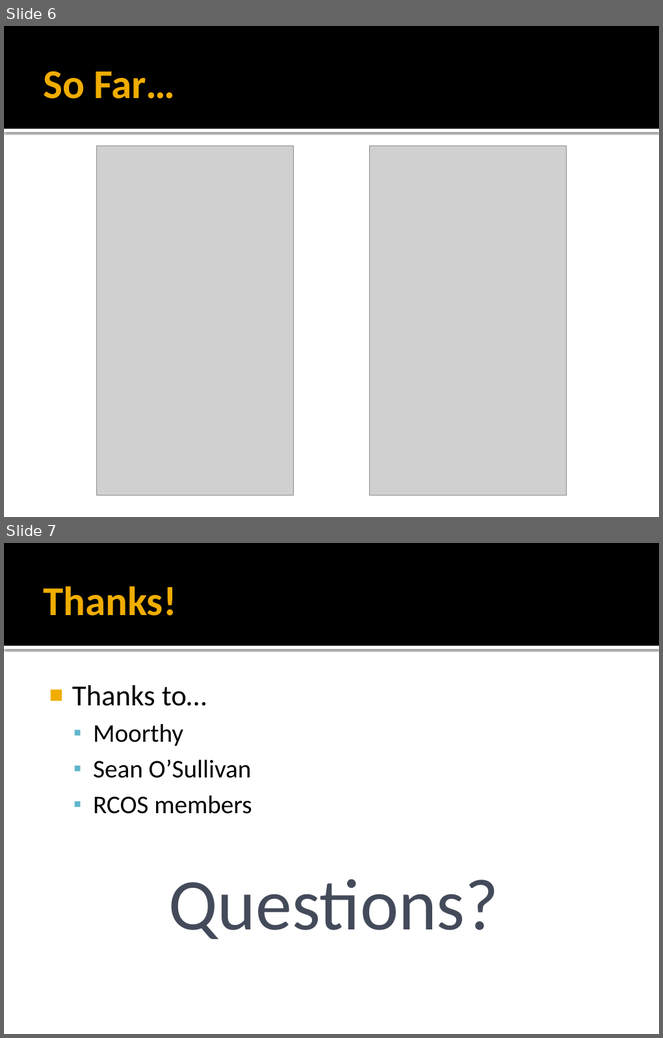
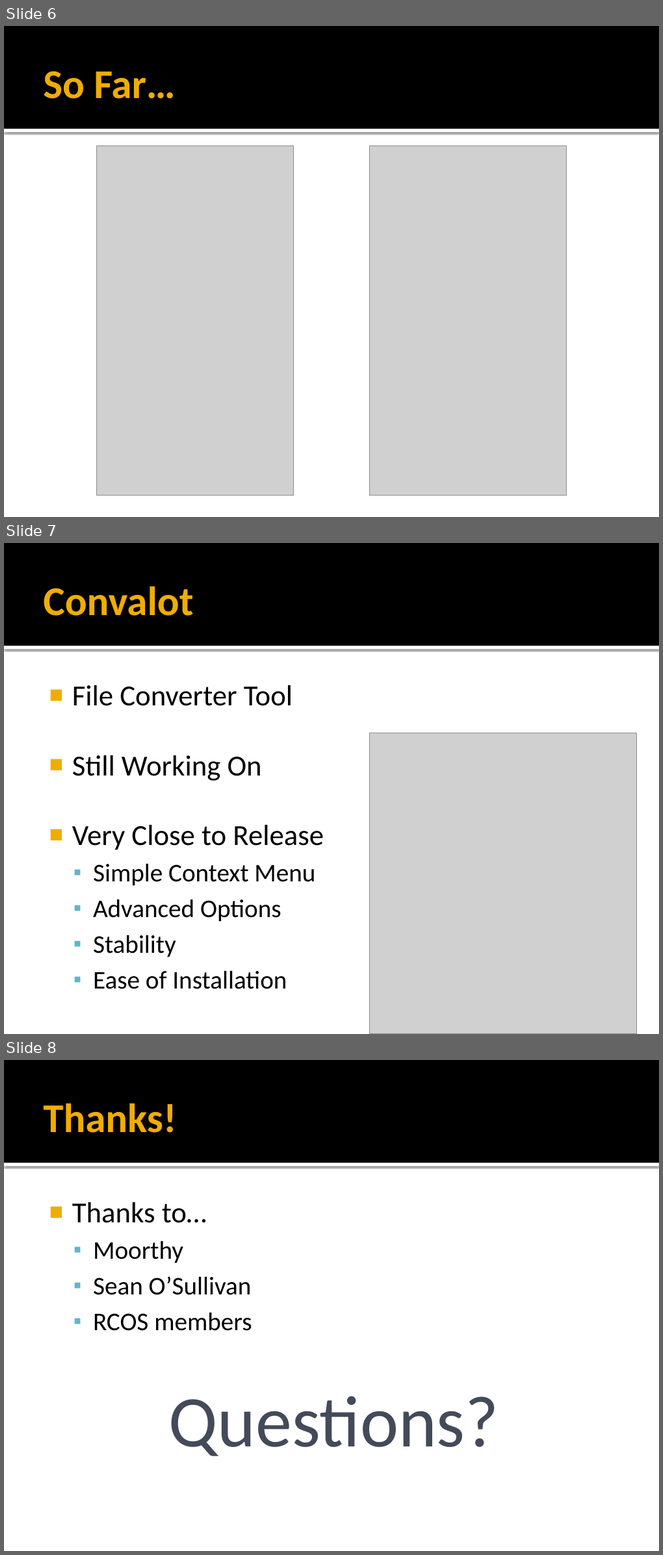
Before and after one commit to kirby561/Android-Math-Notebook, a slide deck: docs/presentations/rcos_pres1_022412.pptx. Shown one above the other, each under a label of ours: slides 6 and 7 before the commit, slides 6, 7 and 8 after it. The pictures are 663x1038 and 663x1555 pixels, drawn with LibreOffice and Linux fonts; fonts in the diff are those of the drawing; grey boxes stand for pictures. Boxes give left, top, right and bottom in pixels: in the first picture for what was removed or moved away, otherwise in the second. Text is boxed around its words. In the diff, an @@ line names an element or a change of style, - is before the commit and + after.

Commit message:
Added convalot slide

```diff
--- a/docs/presentations/rcos_pres1_022412.pptx
+++ b/docs/presentations/rcos_pres1_022412.pptx
@@ slide 7 added at (x1=4, y1=543, x2=659, y2=1034), background #FFFFFF; not listed: 2 template elements that a slide beside it also shows @@
@@ title added at (x1=43, y1=586, x2=193, y2=616), 45 pt, text #F0AD00, bold @@
+Convalot
@@ text added at (x1=72, y1=685, x2=324, y2=990), 28 pt, text #000000 @@
+■ File Converter Tool
+■ Still Working On
+■ Very Close to Release
+  ▪ Simple Context Menu
+  ▪ Advanced Options
+  ▪ Stability
+  ▪ Ease of Installation
@@ picture added at (x1=369, y1=733, x2=637, y2=1034) @@
@@ what was slide 7 is now slide 8 @@
```
